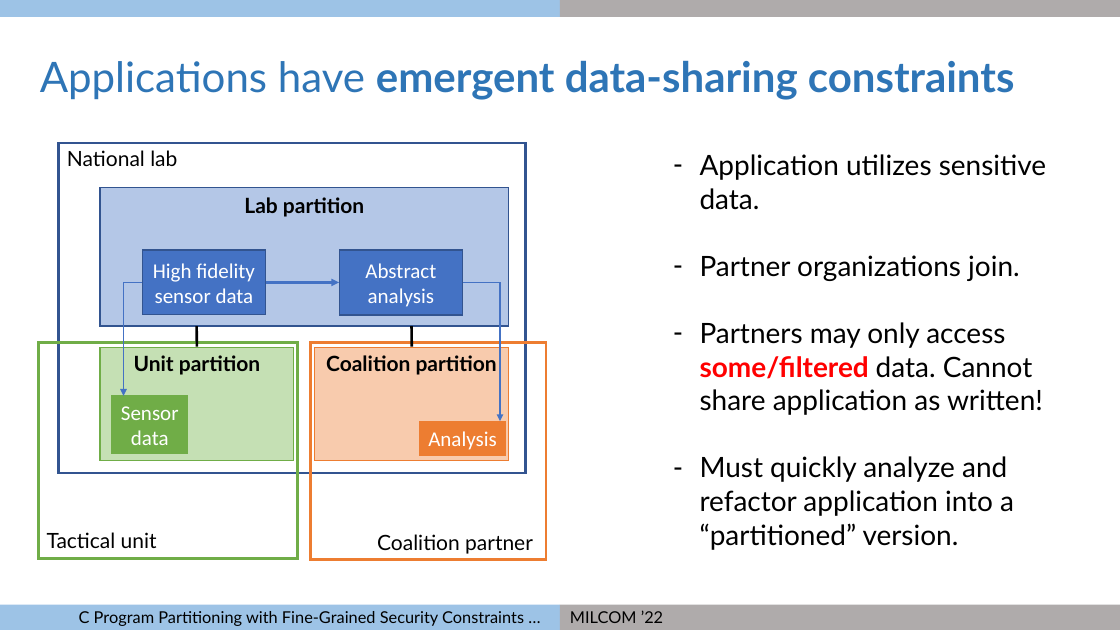
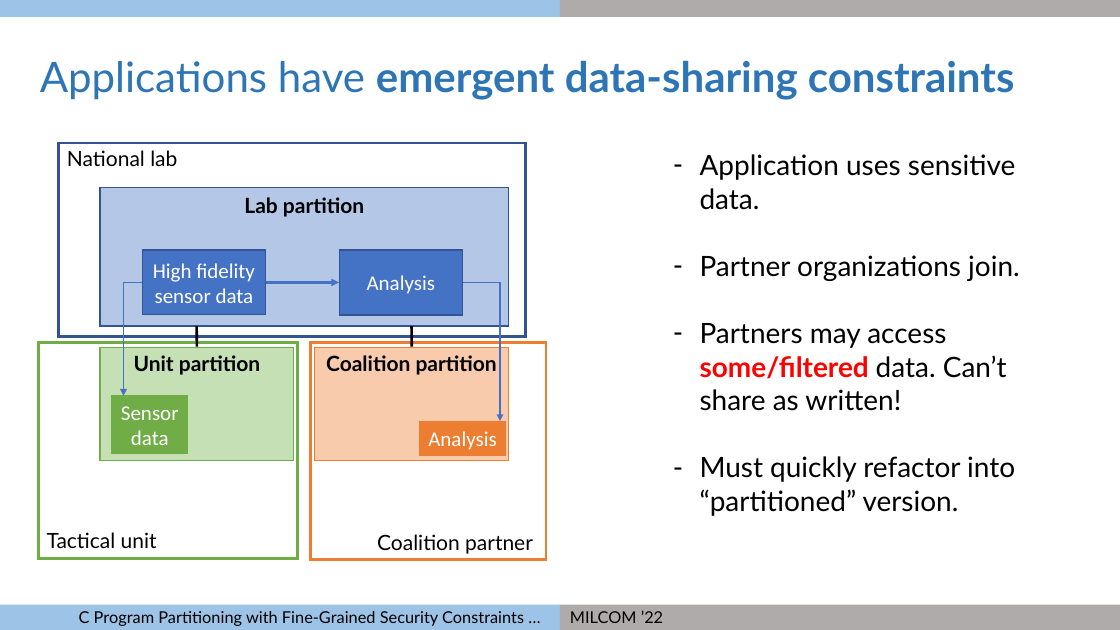
Before and after one commit to gaps-closure/ect, a slide deck: slide 8 of milcom-2022.pptx (slide 7 before the commit). Drawn at 1120x630 pixels with LibreOffice and Linux fonts; fonts in the diff are those of the drawing. Boxes give left, top, right and bottom in pixels: in the first picture for what was removed or moved away, otherwise in the second. Text is boxed around its words. In the diff, an @@ line names an element or a change of style, - is before the commit and + after.

Commit message:
final presentation

```diff
--- a/milcom-2022.pptx
+++ b/milcom-2022.pptx
@@ rectangle: place and size @@
-rectangle at bbox=[59, 143, 526, 473]
+rectangle at bbox=[59, 143, 526, 337]
@@ text at bbox=[700, 154, 1015, 210]: text changed @@
-– Application utilizes sensitive data.
+– Application uses sensitive data.
@@ text in rectangle at bbox=[367, 275, 436, 294]: text changed @@
-Abstract analysis
+Analysis
@@ text at bbox=[700, 323, 1015, 516]: text changed @@
-– Partners may only access some/filtered data. Cannot share application as written!
-– Must quickly analyze and refactor application into a “partitioned” version.
+– Partners may access some/filtered data. Can’t share as written!
+– Must quickly refactor into “partitioned” version.
```
Also in this commit, not shown: 18 other slides changed, 68 slides added.
